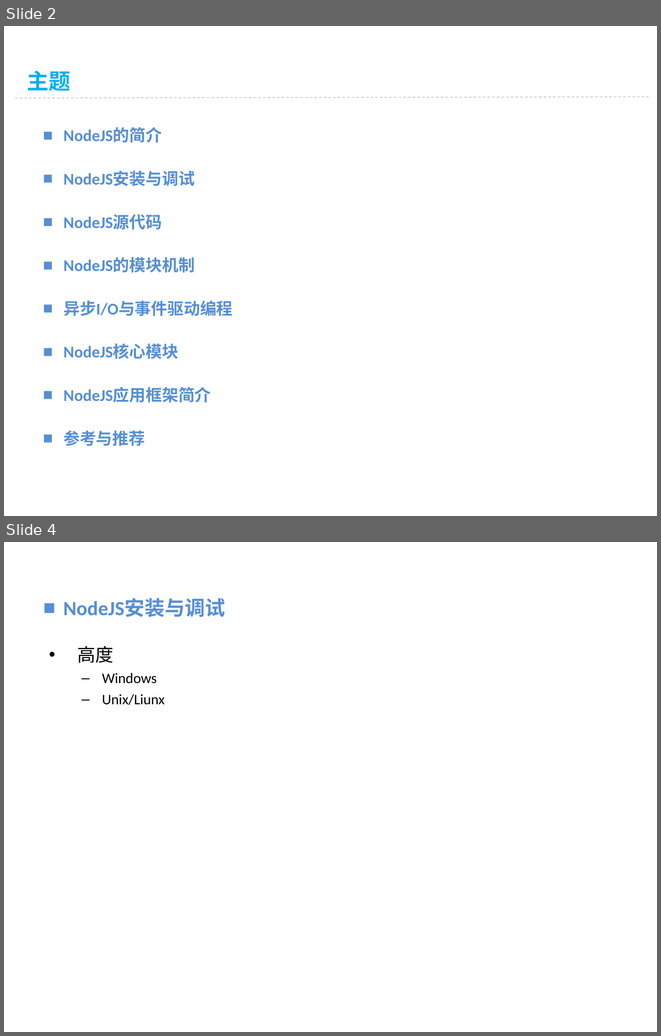
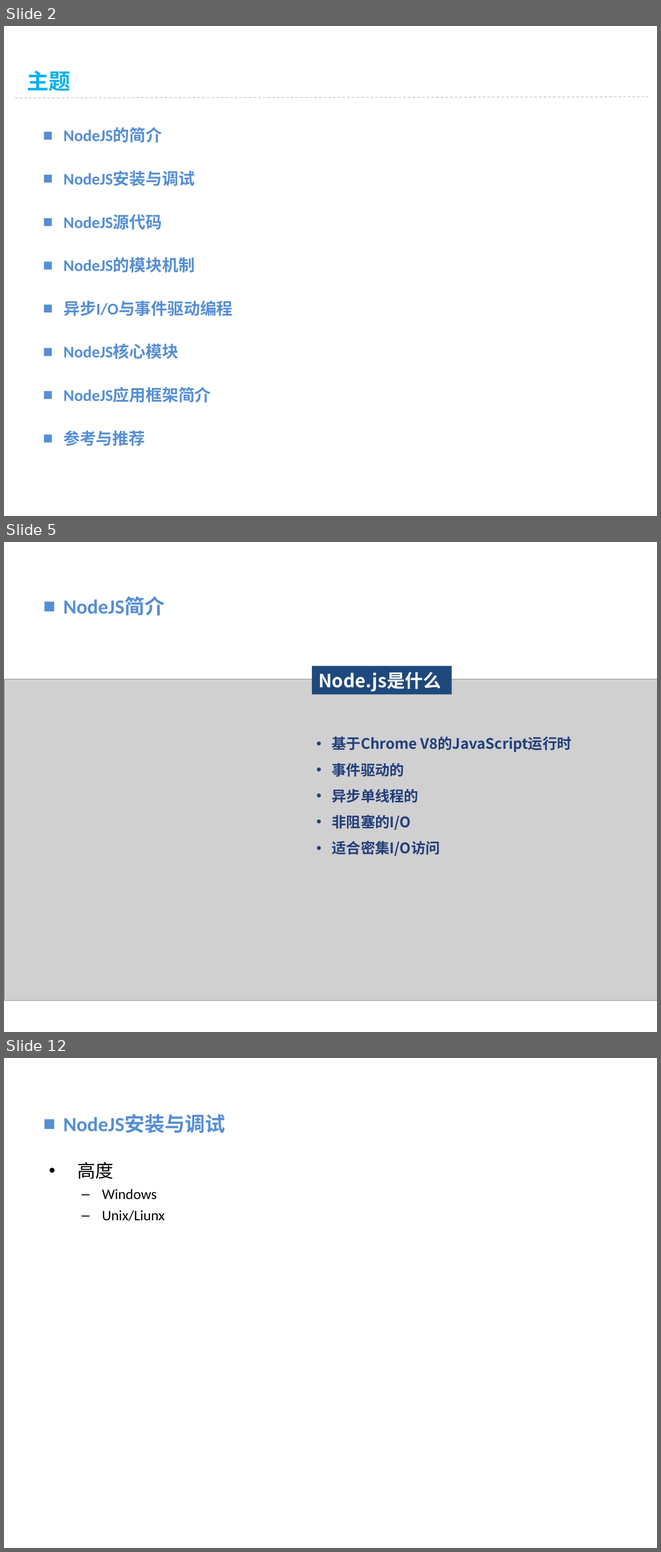
Before and after one commit to vaik/Documents, a slide deck: 我的分享/NodeJS基础概念理解.ppt. Shown one above the other, each under a label of ours: slides 2 and 4 before the commit, slides 2, 5 and 12 after it; the slides between them are not shown. The pictures are 661x1036 and 661x1552 pixels, drawn with LibreOffice and Linux fonts; fonts in the diff are those of the drawing; grey boxes stand for pictures; background and template pictures are left out. Boxes give left, top, right and bottom in pixels: in the first picture for what was removed or moved away, otherwise in the second. Text is boxed around its words. In the diff, an @@ line names an element or a change of style, - is before the commit and + after.

```diff
--- a/我的分享/NodeJS基础概念理解.ppt
+++ b/我的分享/NodeJS基础概念理解.ppt
@@ slide 5 added at [4,542,657,1032], background picture (left out) @@
@@ text added at [63,597,165,616], 22.2 pt, text #558ED5, bold @@
+■ NodeJS简介
@@ rectangle added at [312,666,452,695], fill #1F497D, 20 pt, text #FFFFFF, bold @@
+Node.js是什么
@@ picture added at [4,679,657,1000] @@
@@ text added at [332,736,571,856], 16 pt, text #223E7B, bold @@
+• 基于Chrome V8的JavaScript运行时
+• 事件驱动的
+• 异步单线程的
+• 非阻塞的I/O
+• 适合密集I/O访问
@@ what was slide 4 is now slide 12 @@
```
Also in this commit, not shown: 1 slide changed, 8 other slides added, 1 slide removed.
